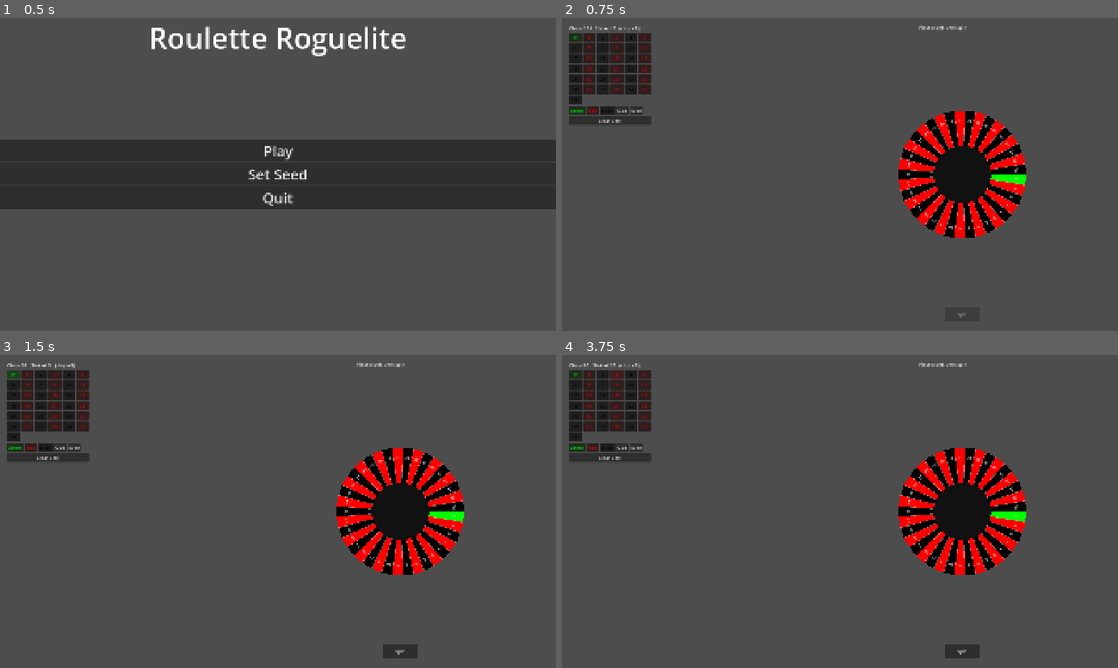
Above: before the commit, frames 1-4 (two rows, left to right).
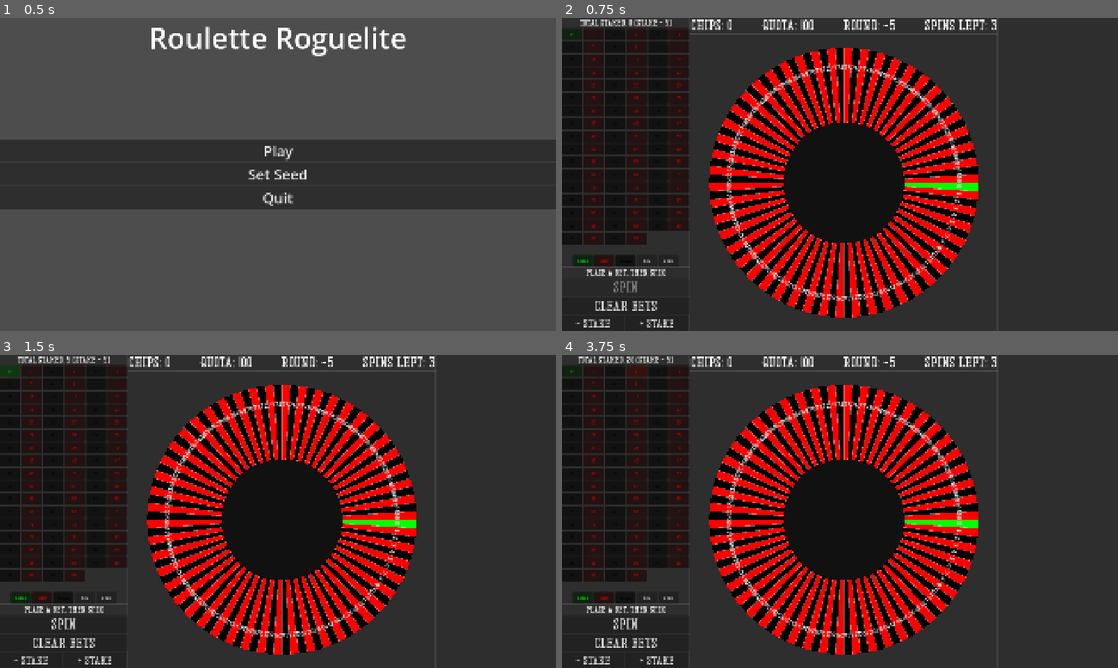
Above: after the commit, the same moments.

Repository: ruzet/Roulette-Roguelite
Game: Godot game, scene res://MainMenu.tscn
Two runs of this game, one before a commit and one after it. Both use one fixed random seed, a clock stepped at 60 frames per second and the inputs below.
Inputs:
- Up to frame 1 (0.5 s): no input
- Up to frame 2 (0.75 s): click "Play" at 0.5 s
- Up to frame 3 (1.5 s): click "0" at 1.25 s
- Up to frame 4 (3.75 s): click "1" at 2 s; click "2" at 2.75 s; click "3" at 3.5 s

Frame 1 is identical in both runs. In frame 2, 93% of the frame differs, in the area x 0-100%, y 0-100%; in frame 3, 93%; in frame 4, 93%.

Commit message:
seed fix and ui rearrangement and some testing

Diff:
--- a/BetBook.gd
+++ b/BetBook.gd
@@ -26,6 +26,11 @@
 	for Bet in Bets: Total += Bet.Stake
 	return Total
 
+func Clear():
+	Balance += TotalStaked()
+	Bets.clear()
+	Changed.emit()
+
 func ResolveBets(Results: Array[PocketData]) -> Dictionary:
 	var Staked = TotalStaked()
 	var Returned = 0.0
--- a/BettingTable.gd
+++ b/BettingTable.gd
@@ -2,63 +2,75 @@
 extends VBoxContainer
 signal BetPlaced(Type: BetType)
 
-## Payouts are worked out from the pool: floor(Pockets / matching * (1 - edge)) - 1
-@export var ChipValue = 5
-@export var HouseEdge = 0.02
+@export var ChipValue := 5
+@export var HouseEdge := 0.02
+@export var TintByColor := true
+@export var InfoFormat := "Total Staked: %d (Stake = %d)"
+@export var BetButtonScene: PackedScene
 
-var Locked = false
-var Source = PocketSet.new()
-var Book = BetBook.new()
-var _Info: Label
-var _Grid: GridContainer
-var _Outside: HBoxContainer
+var Locked := false
+var Source := PocketSet.new()
+var Book := BetBook.new()
 
-func Bind(PSource: PocketSet, PBook: BetBook):
-	Source = PSource
-	Book = PBook
+@onready var ChipsLabel: Label = %ChipsLabel
+@onready var NumbersGrid: Container = %NumbersGrid
+@onready var OutsideBets: Container = %OutsideBets
+@onready var ClearButton: Button = %ClearButton
+
+func _ready() -> void:
+	ClearButton.pressed.connect(_OnClearPressed)
+
+func Bind(NewSource: PocketSet, NewBook: BetBook) -> void:
+	Source = NewSource
+	Book = NewBook
 	Source.Changed.connect(_Rebuild)
 	Book.Changed.connect(_RefreshInfo)
 	_Rebuild()
 	_RefreshInfo()
 
-func _ready() -> void:
-	_Info = Label.new()
-	_Grid = GridContainer.new()
-	_Grid.columns = 6
-	_Outside = HBoxContainer.new()
-	var Clear = Button.new()
-	Clear.text = "Clear Bets"
-	Clear.pressed.connect(func(): if not Locked: Book.clear())
-	for N in [_Info, _Grid, _Outside, Clear]:
-		add_child(N)
+func _Rebuild() -> void:
+	for Child in NumbersGrid.get_children():
+		Child.queue_free()
+	for Child in OutsideBets.get_children():
+		Child.queue_free()
+	var Seen := {}
+	for P in Source.Pockets:
+		if Seen.has(P.Number):
+			continue
+		Seen[P.Number] = true
+		_AddButton(NumbersGrid, BetType.Straight(P.Number), Source.ColorTable.get(P.ColorID, Color.WHITE))
+	for ColorID in Source.Colors():
+		_AddButton(OutsideBets, BetType.Color(ColorID), Source.ColorTable.get(ColorID, Color.WHITE))
+	_AddButton(OutsideBets, BetType.Odd())
+	_AddButton(OutsideBets, BetType.Even())
 
-func _Rebuild() -> void:
-	var Seen := {}
-	for C in _Grid.get_children() + _Outside.get_children():
-		C.queue_free()
-	for Pocket in Source.Pockets:
-		if Seen.has(Pocket):
-			continue
-		Seen[Pocket.Number] = true
-		_AddButton(_Grid, BetType.Straight(Pocket.Number), Source.ColorTable.get(Pocket.ColorID, Color.WHITE))
-	for C in Source.Colors():
-		_AddButton(_Outside, BetType.Color(C), Source.ColorTable.get(C, Color.WHITE))
-	_AddButton(_Outside, BetType.Odd())
-	_AddButton(_Outside, BetType.Even())
-
-func _AddButton(Parent: Control, Type: BetType, Tint := Color.WHITE) -> void:
+func _AddButton(Parent: Container, Type: BetType, Tint = Color.WHITE) -> void:
 	var Hits := 0
-	var NewButton := Button.new()
-
-	for Pocket in Source.Pockets: if Type.Matches(Pocket): Hits += 1
+	var NewButton: Button
+	for P in Source.Pockets: if Type.Matches(P): Hits += 1
 	if Hits > 0: Type.Payout = maxf(floorf(float(Source.Pockets.size()) / Hits * (1.0 - HouseEdge)) - 1.0, 0.0)
+	if BetButtonScene:
+		NewButton = BetButtonScene.instantiate() as Button
+	else:
+		NewButton = Button.new()
+		NewButton.custom_minimum_size = Vector2(70, 40)
 	NewButton.text = Type.DisplayName
-	NewButton.custom_minimum_size = Vector2(44, 32)
-	NewButton.self_modulate = Tint
+	NewButton.add_theme_font_size_override("thingie", 50)
+	if TintByColor: NewButton.self_modulate = Tint
 	NewButton.disabled = Hits == 0
-	NewButton.tooltip_text = "pays %d:1" % int(Type.Payout)
-	NewButton.pressed.connect(func():
-		if not Locked and Book.PlaceBet(Type, ChipValue): BetPlaced.emit(Type))
+	NewButton.tooltip_text = "Pays %d:1" % int(Type.Payout)
+	NewButton.pressed.connect(_OnBetPressed.bind(Type))
 	Parent.add_child(NewButton)
 
-func _RefreshInfo() -> void: if _Info: _Info.text = "Chips: %d   Staked: %d   (chip = %d)" % [Book.Balance, Book.TotalStaked(), ChipValue]
+func _OnBetPressed(Type: BetType) -> void:
+	if Locked:
+		return
+	if Book.PlaceBet(Type, ChipValue):
+		BetPlaced.emit(Type)
+
+func _OnClearPressed() -> void:
+	if not Locked:
+		Book.Clear()
+
+func _RefreshInfo() -> void:
+	ChipsLabel.text = InfoFormat % [Book.TotalStaked(), ChipValue]
--- a/MainGame.gd
+++ b/MainGame.gd
@@ -1,57 +1,65 @@
 extends Node2D
 
-@onready var Wheel: RouletteWheel = $RouletteWheel
-@onready var Table: BettingTable = $UI/BettingTable
-@onready var SpinButton: Button = $UI/SpinButton
-@onready var ResultLabel: Label = $UI/ResultLabel
+@export var ResultFormat := "Landed: %s Net: %+d"
+@export var OutOfChipsText := "   (out of chips)"
+
+@onready var Wheel: RouletteWheel = %RouletteWheel
+@onready var Table: BettingTable = %BettingTable
+@onready var SpinButton: Button = %SpinButton
+@onready var ResultLabel: Label = %ResultLabel
+@onready var WheelArea: Control = %WheelArea
+
+const Stakes = [1, 5, 10, 25, 50, 100]
 
 var Source := PocketSet.new()
 var Book := BetBook.new()
+var StakeIndex = 1
 
 func _ready() -> void:
-	var size := get_viewport_rect().size
-	var Wheel_x := size.x * 0.72
-
 	Wheel.Source = Source
-	Wheel.position = Vector2(Wheel_x, size.y * 0.5)
 	Wheel.BallCount = 1
-	if has_node("/root/GameState"):
-		Wheel.RNG = get_node("/root/GameState").RNG
 
 	Source.AddNumber(0, &"Green")
-	for N in range(1, 37):
-		Source.AddNumber(N, &"Red" if N % 2 == 1 else &"Black")
-
-	Table.position = Vector2(24, 24)
+	for N in range(1, 100): Source.AddNumber(N, &"Red" if N % 2 == 1 else &"Black")
 	Table.Bind(Source, Book)
-	ResultLabel.position = Vector2(Wheel_x - 150, 20)
-	ResultLabel.text = "Place a bet, then spin"
-	SpinButton.text = "Spin"
-	SpinButton.custom_minimum_size = Vector2(120, 44)
-	SpinButton.position = Vector2(Wheel_x - 60, size.y - 80)
 
 	SpinButton.pressed.connect(_OnSpinPressed)
 	Wheel.SpinFinished.connect(_OnSpinFinished)
+	WheelArea.resized.connect(_PlaceWheel)
+	%PlusButton.pressed.connect(_ChangeStake.bind(1))
+	%MinusButton.pressed.connect(_ChangeStake.bind(-1))
 	Book.Changed.connect(_UpdateButton)
+	_PlaceWheel.call_deferred()
 	_UpdateButton()
-	Wheel.queue_redraw()
 
 func _UpdateButton() -> void:
 	SpinButton.disabled = Wheel.Spinning or Book.Bets.is_empty()
 
+func _PlaceWheel():
+	var AreaSize = WheelArea.size
+	Wheel.position = AreaSize / 2
+	var Fit = minf(AreaSize.x, AreaSize.y) / (Wheel.Radius * 2.2)
+	Wheel.scale = Vector2(Fit, Fit)
+
+func _ChangeStake(Step: int):
+	StakeIndex = clampi(StakeIndex + Step, 0, Stakes.size() - 1)
+	Table.ChipValue = Stakes[StakeIndex]
+	%StakeLabel.text = str(Table.ChipValue)
+	Book.Changed.emit()
+
+
 func _OnSpinPressed() -> void:
-	if Wheel.Spinning or Book.Bets.is_empty():
-		return
+	if Wheel.Spinning or Book.Bets.is_empty(): return
 	Table.Locked = true
 	ResultLabel.text = "Spinning..."
 	Wheel.Spin()
 	_UpdateButton()
 
 func _OnSpinFinished(Results: Array[PocketData]) -> void:
-	var ResolvedBet := Book.ResolveBets(Results)
+	var R := Book.ResolveBets(Results)
 	Table.Locked = false
-	var Numbers := ", ".join(Results.map(func(Pocket): return str(Pocket.Number)))
-	ResultLabel.text = "Landed: %s   Net: %+d" % [Numbers, ResolvedBet.Net]
+	var Numbers := ", ".join(Results.map(func(P): return str(P.Number)))
+	ResultLabel.text = ResultFormat % [Numbers, R.Net]
 	if Book.Balance <= 0:
-		ResultLabel.text += "   (out of chips)"
+		ResultLabel.text += OutOfChipsText
 	_UpdateButton()
--- a/MainGame.tscn
+++ b/MainGame.tscn
@@ -3,25 +3,166 @@
 [ext_resource type="Script" uid="uid://ce5ci53vnlkwn" path="res://RouletteWheel.gd" id="1_3tbxw"]
 [ext_resource type="Script" uid="uid://dpn55ghxflkd2" path="res://MainGame.gd" id="1_ws5ob"]
 [ext_resource type="Script" uid="uid://b5jixhgunqxc" path="res://BettingTable.gd" id="2_e3m3f"]
+[ext_resource type="FontFile" uid="uid://clq1j6dwhc0mm" path="res://Assets/JQKAsWild.ttf" id="3_bqqt8"]
+
+[sub_resource type="Theme" id="Theme_ws5ob"]
+default_font = ExtResource("3_bqqt8")
+default_font_size = 16
 
 [node name="MainGame" type="Node2D" unique_id=2099473463]
 script = ExtResource("1_ws5ob")
 
-[node name="RouletteWheel" type="Node2D" parent="." unique_id=1206488410]
-position = Vector2(980, 540)
+[node name="UI" type="CanvasLayer" parent="." unique_id=240550285]
+
+[node name="Root" type="Control" parent="UI" unique_id=1621934120]
+layout_mode = 3
+anchors_preset = 15
+anchor_right = 1.0
+anchor_bottom = 1.0
+grow_horizontal = 2
+grow_vertical = 2
+mouse_filter = 2
+theme = SubResource("Theme_ws5ob")
+
+[node name="Margin" type="MarginContainer" parent="UI/Root" unique_id=106304130]
+layout_mode = 1
+anchors_preset = 15
+anchor_right = 1.0
+anchor_bottom = 1.0
+grow_horizontal = 2
+grow_vertical = 2
+
+[node name="Columns" type="HBoxContainer" parent="UI/Root/Margin" unique_id=354577841]
+layout_mode = 2
+
+[node name="LeftColumn" type="VBoxContainer" parent="UI/Root/Margin/Columns" unique_id=191382280]
+layout_mode = 2
+
+[node name="BettingPanel" type="PanelContainer" parent="UI/Root/Margin/Columns/LeftColumn" unique_id=1104972950]
+layout_mode = 2
+size_flags_vertical = 3
+size_flags_stretch_ratio = 1.2
+
+[node name="BettingTable" type="VBoxContainer" parent="UI/Root/Margin/Columns/LeftColumn/BettingPanel" unique_id=965049302]
+unique_name_in_owner = true
+layout_mode = 2
+script = ExtResource("2_e3m3f")
+
+[node name="ChipsLabel" type="Label" parent="UI/Root/Margin/Columns/LeftColumn/BettingPanel/BettingTable" unique_id=1864947361]
+unique_name_in_owner = true
+layout_mode = 2
+theme_override_font_sizes/font_size = 30
+horizontal_alignment = 1
+
+[node name="NumbersGrid" type="GridContainer" parent="UI/Root/Margin/Columns/LeftColumn/BettingPanel/BettingTable" unique_id=667840764]
+unique_name_in_owner = true
+layout_mode = 2
+size_flags_vertical = 3
+columns = 6
+
+[node name="OutsideBets" type="HBoxContainer" parent="UI/Root/Margin/Columns/LeftColumn/BettingPanel/BettingTable" unique_id=86726211]
+unique_name_in_owner = true
+layout_mode = 2
+alignment = 1
+
+[node name="ControlsPanel" type="PanelContainer" parent="UI/Root/Margin/Columns/LeftColumn" unique_id=43482170]
+layout_mode = 2
+size_flags_vertical = 3
+size_flags_stretch_ratio = 0.0
+
+[node name="VBoxContainer" type="VBoxContainer" parent="UI/Root/Margin/Columns/LeftColumn/ControlsPanel" unique_id=78179017]
+layout_mode = 2
+
+[node name="ResultLabel" type="Label" parent="UI/Root/Margin/Columns/LeftColumn/ControlsPanel/VBoxContainer" unique_id=1946437374]
+unique_name_in_owner = true
+layout_mode = 2
+theme_override_font_sizes/font_size = 30
+text = "Place a bet, then spin"
+horizontal_alignment = 1
+
+[node name="SpinButton" type="Button" parent="UI/Root/Margin/Columns/LeftColumn/ControlsPanel/VBoxContainer" unique_id=1822264898]
+unique_name_in_owner = true
+layout_mode = 2
+theme_override_font_sizes/font_size = 50
+text = "Spin"
+
+[node name="ClearButton" type="Button" parent="UI/Root/Margin/Columns/LeftColumn/ControlsPanel/VBoxContainer" unique_id=666726144]
+unique_name_in_owner = true
+layout_mode = 2
+theme_override_font_sizes/font_size = 50
+text = "Clear Bets"
+
+[node name="StakeRow" type="HBoxContainer" parent="UI/Root/Margin/Columns/LeftColumn/ControlsPanel/VBoxContainer" unique_id=898535555]
+layout_mode = 2
+
+[node name="MinusButton" type="Button" parent="UI/Root/Margin/Columns/LeftColumn/ControlsPanel/VBoxContainer/StakeRow" unique_id=171281659]
+unique_name_in_owner = true
+layout_mode = 2
+size_flags_horizontal = 3
+theme_override_font_sizes/font_size = 40
+text = "- Stake"
+
+[node name="PlusButton" type="Button" parent="UI/Root/Margin/Columns/LeftColumn/ControlsPanel/VBoxContainer/StakeRow" unique_id=1882193098]
+unique_name_in_owner = true
+layout_mode = 2
+size_flags_horizontal = 3
+theme_override_font_sizes/font_size = 40
+text = "+ Stake"
+
+[node name="StakeLabel" type="Label" parent="UI/Root/Margin/Columns/LeftColumn/ControlsPanel/VBoxContainer/StakeRow" unique_id=2007073314]
+unique_name_in_owner = true
+layout_mode = 2
+
+[node name="CenterColumn" type="VBoxContainer" parent="UI/Root/Margin/Columns" unique_id=1022382236]
+layout_mode = 2
+size_flags_horizontal = 3
+size_flags_stretch_ratio = 2.5
+
+[node name="InfoPanel" type="PanelContainer" parent="UI/Root/Margin/Columns/CenterColumn" unique_id=1874670489]
+layout_mode = 2
+
+[node name="Info" type="HBoxContainer" parent="UI/Root/Margin/Columns/CenterColumn/InfoPanel" unique_id=416174405]
+layout_mode = 2
+theme_override_constants/separation = 100
+alignment = 1
+
+[node name="Cash" type="Label" parent="UI/Root/Margin/Columns/CenterColumn/InfoPanel/Info" unique_id=76782869]
+layout_mode = 2
+theme_override_font_sizes/font_size = 50
+text = "Chips: 0"
+
+[node name="Quota" type="Label" parent="UI/Root/Margin/Columns/CenterColumn/InfoPanel/Info" unique_id=2089763444]
+layout_mode = 2
+theme_override_font_sizes/font_size = 50
+text = "Quota: 100"
+
+[node name="Round" type="Label" parent="UI/Root/Margin/Columns/CenterColumn/InfoPanel/Info" unique_id=190982477]
+layout_mode = 2
+theme_override_font_sizes/font_size = 50
+text = "Round: -5"
+
+[node name="SpinsLeft" type="Label" parent="UI/Root/Margin/Columns/CenterColumn/InfoPanel/Info" unique_id=360990769]
+layout_mode = 2
+theme_override_font_sizes/font_size = 50
+text = "Spins Left: 3"
+
+[node name="WheelArea" type="Panel" parent="UI/Root/Margin/Columns/CenterColumn" unique_id=2004620207]
+unique_name_in_owner = true
+custom_minimum_size = Vector2(400, 0)
+layout_mode = 2
+size_flags_vertical = 3
+
+[node name="RouletteWheel" type="Node2D" parent="UI/Root/Margin/Columns/CenterColumn/WheelArea" unique_id=1206488410]
+unique_name_in_owner = true
+position = Vector2(683, 536)
 script = ExtResource("1_3tbxw")
 
-[node name="UI" type="CanvasLayer" parent="." unique_id=240550285]
+[node name="RightPanel" type="PanelContainer" parent="UI/Root/Margin/Columns" unique_id=2057877178]
+layout_mode = 2
+size_flags_horizontal = 3
 
-[node name="BettingTable" type="VBoxContainer" parent="UI" unique_id=928714554]
-offset_right = 40.0
-offset_bottom = 40.0
-script = ExtResource("2_e3m3f")
+[node name="ScrollContainer" type="ScrollContainer" parent="UI/Root/Margin/Columns/RightPanel" unique_id=638188414]
+layout_mode = 2
 
-[node name="SpinButton" type="Button" parent="UI" unique_id=1027931315]
-offset_right = 8.0
-offset_bottom = 8.0
-
-[node name="ResultLabel" type="Label" parent="UI" unique_id=1946437374]
-offset_right = 40.0
-offset_bottom = 23.0
+[node name="VBoxContainer" type="VBoxContainer" parent="UI/Root/Margin/Columns/RightPanel/ScrollContainer" unique_id=495578541]
+layout_mode = 2
--- a/RouletteWheel.gd
+++ b/RouletteWheel.gd
@@ -4,10 +4,10 @@
 signal BallLanded(BallIndex: int, Pocket: PocketData, Context: Dictionary)
 signal SpinFinished(Results: Array[PocketData])
 
-@export var Radius = 220.0
+@export var Radius = 450.0
 @export var BallCount = 1
-@export var SpinTime = 4
-@export var BallCooldown = 0.5
+@export var SpinTime = 3
+@export var BallCooldown = 0.1
 
 var Source: PocketSet = PocketSet.new():
     set(Value):
@@ -77,14 +77,12 @@
     var Pocket = Pockets[PocketIndex]
     var Context = {"Pocket": Pocket, "History": History, "Bonus": 0.0, "Wheel": self, "BallIndex": BallIndex}
 
-    for Effect in Pocket.Effects:
-        Effect.OnLand(Context)
+    for Effect in Pocket.Effects: Effect.OnLand(Context)
     History.append(Pocket)
     Results.append(Pocket)
     BallLanded.emit(BallIndex, Pocket, Context)
 
 func _draw() -> void:
-    draw_circle(Vector2.ZERO, 50, Color.WHITE)
     if Pockets.is_empty(): return
 
     var TextFont = ThemeDB.fallback_font
@@ -95,17 +93,14 @@
         var Mid = A0 + Slice * 0.5
         var PTS = PackedVector2Array([Vector2.ZERO])
 
-        for S in 9:
-            PTS.append(Vector2.from_angle(A0 + Slice * S / 8.0) * Radius)
+        for S in 9: PTS.append(Vector2.from_angle(A0 + Slice * S / 8.0) * Radius)
         draw_colored_polygon(PTS, ColorTable.get(Pockets[i].ColorID, Color.GRAY))
         draw_line(Vector2.ZERO, Vector2.from_angle(A0) * Radius, Color.from_rgba8(255, 255, 255, 90), 2.0)
         draw_set_transform(Vector2.from_angle(Mid) * Radius * 0.85, Mid + PI / 2.0)
-        draw_string(TextFont, Vector2(-15, 5), str(Pockets[i].Number), HORIZONTAL_ALIGNMENT_CENTER, 30, 14)
+        draw_string(TextFont, Vector2(-15, 5), str(Pockets[i].Number), HORIZONTAL_ALIGNMENT_CENTER, 30, 20)
         draw_set_transform(Vector2.ZERO, 0.0)
     draw_circle(Vector2.ZERO, Radius * 0.45, Color("111111"))
     for B in _Balls:
-        draw_circle(Vector2.from_angle(B.Angle) * B.Radius, 7.0, Color.WHITE)
+        draw_circle(Vector2.from_angle(B.Angle) * B.Radius, Radius * 0.035, Color.WHITE)
 
-func _ready() -> void:
-    RNG.randomize()
-    if not Source.Changed.is_connected(queue_redraw): Source.Changed.connect(queue_redraw)
+func _ready() -> void: if not Source.Changed.is_connected(queue_redraw): Source.Changed.connect(queue_redraw)
--- a/project.godot
+++ b/project.godot
@@ -10,7 +10,7 @@
 
 [application]
 
-config/name="Roulette Roguelike"
+config/name="Roulette Roguelite"
 run/main_scene="uid://dle1vdxlwtgec"
 config/features=PackedStringArray("4.7", "Forward Plus")
 config/icon="res://icon.svg"
@@ -24,7 +24,6 @@
 window/size/viewport_width=1920
 window/size/viewport_height=1080
 window/stretch/mode="canvas_items"
-window/stretch/aspect="expand"
 
 [physics]
 
Binary file added: Assets/JQKAsWild.ttf
Not shown, added: Assets/JQKAsWild.ttf.import
